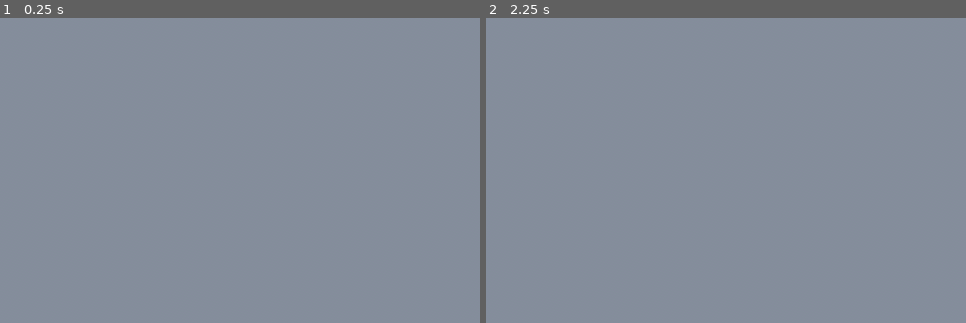
Above: before the commit, frames 1-2 (left to right).
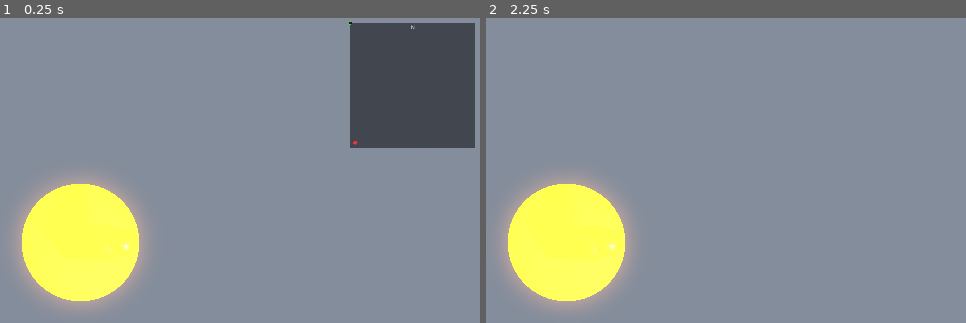
Above: after the commit, the same moments.

Repository: daruigh-wq/ride-sim-world
Game: Godot game, scene res://Main.tscn
Two runs of this game, one before a commit and one after it. Both use one fixed random seed, a clock stepped at 60 frames per second and the inputs below.
Inputs:
- Up to frame 1 (0.25 s): no input
- Up to frame 2 (2.25 s): tap Enter at 0.5, 2 s; tap M at 0.6, 1.35, 2.1 s; tap Space at 0.77, 1.25, 1.52 s

The runs differ from the first frame. In frame 1, 20% of the frame differs, in the area x 3-99%, y 0-96%; in frame 2, 9.2%.
Error before the commit: Trying to assign value of type 'Nil' to a variable of type 'Dictionary'. (res://Main.gd:59)
Error after the commit: Trying to assign value of type 'Nil' to a variable of type 'Dictionary'. (res://Main.gd:85)

Commit message:
P1+P2: OSM streets, water, land tint, buildings, avatars, minimap
World gains a real townscape, all draped on the DEM terrain in the same
ENU frame and driven by the existing on-rails camera:

- tools/osm_to_features.py: Overpass query (cached) -> features.json with
  roads, waterways, water, landuse, and building footprints (+heights),
  reusing route.json's origin/transform. Buildings filtered to a corridor
  around the route so dense urban bboxes don't explode the mesh.
- Main.gd: batched mitered road ribbons (the ridden road + classified OSM
  streets), translucent water/land tint, extruded buildings (walls + roofs,
  base sunk to terrain), rider + ghost emissive avatars (auto-swap to
  res://assets/*.glb), north-up minimap (toggle M), centerline smoothing.
- Fix left/right MIRROR: mapping ENU East->+X / North->+Z into Godot is a
  reflection; negate East world-wide (route, terrain, features, minimap) so
  turns match reality. Godot owns the axis correction; data stays ENU.
- Chase camera (elevated, look-ahead) + glow; window now 1920x1080 maximized.
- tools/plot_route.py: top-down route-over-OSM sanity plot.

Generated data, OSM caches, and *.glb stay git-ignored.

Co-Authored-By: Claude Opus 4.8 <noreply@anthropic.com>

Diff:
--- a/godot/Main.gd
+++ b/godot/Main.gd
@@ -15,12 +15,31 @@
 
 @export var udp_port: int = 5005
 @export var demo_speed: float = 6.7      # m/s (~15 mph) when no telemetry
-@export var eye_height: float = 1.8      # camera height above road, metres
-@export var look_ahead_m: float = 16.0   # camera aims this far down-route
-@export var aim_height: float = 0.4      # look-target height -> downward tilt
+@export var look_ahead_m: float = 25.0   # camera aims this far down-route
+@export var aim_height: float = 0.5      # look-target height above road
+@export var cam_back_m: float = 8.0      # camera trails this far behind the rider
+@export var cam_height: float = 5.0      # camera height above road (chase view)
 @export var road_width: float = 8.0
-@export var road_lift: float = 5.0       # raise road (and camera) above terrain
-										 # to clear coarse-terrain occlusion
+@export var road_lift: float = 0.5       # sit road just above terrain; finer
+										 # (~11 m) bake means no 5 m floating hack
+
+# OSM feature layers (P1) — draped on the terrain like the main road.
+@export var show_roads: bool = true
+@export var show_paths: bool = false     # footways/cycleways (~12k ways) — opt in
+@export var show_service: bool = false   # driveways/parking aisles (~8.5k) — opt in
+@export var show_water: bool = true
+@export var show_landuse: bool = true
+@export var show_buildings: bool = true  # extruded OSM footprints near the route
+@export var building_height_scale: float = 1.0
+@export var feature_lift: float = 0.3    # cross-streets sit just below the ridden road
+@export var route_smooth: int = 3        # centerline moving-average radius (pts);
+										 # smooths GPS jitter / stop-light loops. 0 = off
+@export var show_minimap: bool = true    # north-up route map overlay (toggle: M)
+@export var minimap_size: int = 300      # minimap square size in px
+@export var show_avatar: bool = true     # rider marker following the path
+@export var avatar_scale: float = 1.0    # scale the rider (bump up for the drone view)
+@export var show_ghost: bool = true      # ghost rider (different glow color)
+@export var ghost_gap_m: float = 60.0    # demo: ghost this far up the route (+ahead/-behind)
 
 var world: Dictionary
 var heights: PackedFloat32Array
@@ -42,13 +61,20 @@
 
 var udp := PacketPeerUDP.new()
 var cam: Camera3D
+var minimap: Minimap
+var minimap_layer: CanvasLayer
+var avatar: Node3D
+var ghost: Node3D
 
 
 func _ready() -> void:
 	_load_data()
 	_build_terrain()
 	_build_road()
+	_build_features()
 	_build_camera_and_sky()
+	_build_minimap()
+	_build_avatar()
 	if udp.bind(udp_port) == OK:
 		print("listening for ride_sim telemetry on udp:%d" % udp_port)
 	else:
@@ -68,13 +94,40 @@
 	var route: Dictionary = JSON.parse_string(FileAccess.get_file_as_string("res://data/route.json"))
 	pts = route.points
 	route_len = float(route.length_m)
+	# Un-mirror: mapping ENU East->+X / North->+Z into Godot's axes is a reflection
+	# (flips chirality, so right turns render as left bends). Negate East here, and
+	# matching negations in _build_terrain/_terrain_y/_build_features, so the whole
+	# world shares one corrected frame. pts is the single source for road+cam+map.
+	for i in range(pts.size()):
+		pts[i]["x"] = -float(pts[i].x)
+	_smooth_route(route_smooth)
 	print("route %.2f km, terrain %d x %d cells" % [route_len / 1000.0, gw, gh])
 
 
+# Moving-average the centerline x/z in place (keeps each point's distance d and
+# elevation). Tames GPS jitter and stop-light loops so the road ribbon doesn't
+# fold and the camera doesn't twitch. The road and camera read the same pts, so
+# they stay aligned.
+func _smooth_route(radius: int) -> void:
+	var n := pts.size()
+	if radius < 1 or n < 2 * radius + 1:
+		return
+	var sx := PackedFloat32Array(); sx.resize(n)
+	var sz := PackedFloat32Array(); sz.resize(n)
+	for i in range(n):
+		var ax := 0.0; var az := 0.0; var cnt := 0
+		for j in range(maxi(0, i - radius), mini(n, i + radius + 1)):
+			ax += float(pts[j].x); az += float(pts[j].z); cnt += 1
+		sx[i] = ax / cnt; sz[i] = az / cnt
+	for i in range(n):
+		pts[i]["x"] = sx[i]
+		pts[i]["z"] = sz[i]
+
+
 # --- terrain sampling -------------------------------------------------------
 
 func _terrain_y(x: float, z: float) -> float:
-	var c := (x - x0) / mpp_x
+	var c := (-x - x0) / mpp_x          # East is negated world-wide (see _load_data)
 	var r := (z - z0) / mpp_z
 	c = clampf(c, 0.0, float(gw - 1) - 0.001)
 	r = clampf(r, 0.0, float(gh - 1) - 0.001)
@@ -108,14 +161,14 @@
 		for c in range(gw):
 			var i := r * gw + c
 			var y := heights[i]
-			verts[i] = Vector3(x0 + c * mpp_x, y, z0 + r * mpp_z)
+			verts[i] = Vector3(-(x0 + c * mpp_x), y, z0 + r * mpp_z)   # East negated
 			cols[i] = _elev_color(y)
-			# normal from heightfield central differences
+			# normal from heightfield central differences (X-comp flips with East)
 			var cl := maxi(c - 1, 0); var cr := mini(c + 1, gw - 1)
 			var ru := maxi(r - 1, 0); var rd := mini(r + 1, gh - 1)
 			var dydx := (heights[r * gw + cr] - heights[r * gw + cl]) / ((cr - cl) * mpp_x)
 			var dydz := (heights[rd * gw + c] - heights[ru * gw + c]) / ((rd - ru) * mpp_z)
-			norms[i] = Vector3(-dydx, 1.0, -dydz).normalized()
+			norms[i] = Vector3(dydx, 1.0, -dydz).normalized()
 
 	var idx := PackedInt32Array()
 	for r in range(gh - 1):
@@ -139,6 +192,7 @@
 	var mat := StandardMaterial3D.new()
 	mat.vertex_color_use_as_albedo = true
 	mat.roughness = 1.0
+	mat.cull_mode = BaseMaterial3D.CULL_DISABLED   # East-negation flips winding
 	mesh.surface_set_material(0, mat)
 
 	var mi := MeshInstance3D.new()
@@ -147,39 +201,280 @@
 
 
 func _build_road() -> void:
-	# Lifted well clear of the coarse (~22 m) terrain triangulation so it isn't
-	# swallowed on slopes. Asphalt, plus a bright center line that streams past
-	# as a motion cue.
-	_ribbon(road_width * 0.5, Color(0.30, 0.30, 0.33), road_lift, 0.9)
-	_ribbon(0.30, Color(0.95, 0.82, 0.15), road_lift + 0.1, 0.6)
-
-
-func _ribbon(hw: float, col: Color, lift: float, rough: float) -> void:
+	# The ridden road: asphalt + a bright center line that streams past as a
+	# motion cue. Uses the same mitered draping as the OSM streets.
+	var road_pts := []
+	for p in pts:
+		road_pts.append([float(p.x), float(p.z)])
+	_drape_lines([road_pts], road_width * 0.5, Color(0.30, 0.30, 0.33), road_lift, 0.9)
+	_drape_lines([road_pts], 0.30, Color(0.95, 0.82, 0.15), road_lift + 0.1, 0.6)
+
+
+# Append one polyline to a SurfaceTool as a MITERED ribbon: each joint shares
+# angle-averaged left/right vertices (scaled to hold width through the bend, with
+# a spike clamp), so segments connect instead of tearing into overlaps/gaps the
+# way independent per-segment quads do. Roads are up-facing; normal forced up.
+# Returns true if anything was added.
+func _add_ribbon(st: SurfaceTool, line: PackedVector2Array, hw: float, lift: float) -> bool:
+	var n := line.size()
+	if n < 2:
+		return false
+	var left := PackedVector2Array(); left.resize(n)
+	var right := PackedVector2Array(); right.resize(n)
+	for i in range(n):
+		var din := Vector2.ZERO
+		var dout := Vector2.ZERO
+		if i > 0:
+			din = (line[i] - line[i - 1]).normalized()
+		if i < n - 1:
+			dout = (line[i + 1] - line[i]).normalized()
+		var ref := dout if dout != Vector2.ZERO else din
+		var tang := din + dout
+		if tang.length() < 0.00001:
+			tang = ref                       # near-reversal: fall back to one side
+		tang = tang.normalized()
+		var nrm := Vector2(tang.y, -tang.x)  # left perpendicular of the tangent
+		var refn := Vector2(ref.y, -ref.x)   # left perpendicular of a segment
+		var dotp := nrm.dot(refn)
+		var scale := hw
+		if absf(dotp) > 0.25:
+			scale = hw / dotp                # miter length holds constant width
+		scale = clampf(scale, -hw * 3.0, hw * 3.0)
+		left[i] = line[i] + nrm * scale
+		right[i] = line[i] - nrm * scale
+	var added := false
+	for i in range(n - 1):
+		var l0 := left[i]; var r0 := right[i]
+		var l1 := left[i + 1]; var r1 := right[i + 1]
+		var L0 := Vector3(l0.x, _terrain_y(l0.x, l0.y) + lift, l0.y)
+		var R0 := Vector3(r0.x, _terrain_y(r0.x, r0.y) + lift, r0.y)
+		var L1 := Vector3(l1.x, _terrain_y(l1.x, l1.y) + lift, l1.y)
+		var R1 := Vector3(r1.x, _terrain_y(r1.x, r1.y) + lift, r1.y)
+		for v in [L0, L1, R0, R0, L1, R1]:
+			st.set_normal(Vector3.UP)
+			st.add_vertex(v)
+		added = true
+	return added
+
+
+# --- OSM feature layers (roads, water, landuse) -----------------------------
+
+func _build_features() -> void:
+	if not FileAccess.file_exists("res://data/features.json"):
+		print("no features.json — skipping OSM layers (run tools/osm_to_features.py)")
+		return
+	var parsed = JSON.parse_string(FileAccess.get_file_as_string("res://data/features.json"))
+	if typeof(parsed) != TYPE_DICTIONARY:
+		push_warning("features.json did not parse")
+		return
+	var data: Dictionary = parsed
+
+	if show_roads:
+		var route_to_bucket := {
+			"motorway": "major", "trunk": "major", "primary": "major",
+			"secondary": "major", "tertiary": "major", "motorway_link": "major",
+			"trunk_link": "major", "primary_link": "major", "secondary_link": "major",
+			"tertiary_link": "major",
+			"residential": "minor", "unclassified": "minor", "living_street": "minor",
+			"road": "minor", "pedestrian": "minor",
+			"service": "service",
+			"footway": "path", "cycleway": "path", "path": "path", "track": "path",
+			"steps": "path", "bridleway": "path", "corridor": "path",
+		}
+		var bucket := {"major": [], "minor": [], "service": [], "path": []}
+		for r in data.get("roads", []):
+			var b = route_to_bucket.get(r["class"], "minor")
+			if b == "service" and not show_service:
+				continue
+			if b == "path" and not show_paths:
+				continue
+			bucket[b].append(_flipx(r["pts"]))
+		var style := {
+			"major": {"hw": 4.5, "col": Color(0.36, 0.36, 0.38)},
+			"minor": {"hw": 2.6, "col": Color(0.33, 0.33, 0.35)},
+			"service": {"hw": 1.6, "col": Color(0.30, 0.30, 0.31)},
+			"path": {"hw": 0.9, "col": Color(0.52, 0.43, 0.30)},
+		}
+		for b in ["major", "minor", "service", "path"]:
+			if not bucket[b].is_empty():
+				_drape_lines(bucket[b], style[b]["hw"], style[b]["col"], feature_lift, 0.95)
+
+	if show_water:
+		var wlines := []
+		for w in data.get("waterways", []):
+			wlines.append(_flipx(w["pts"]))
+		if not wlines.is_empty():
+			_drape_lines(wlines, 1.5, Color(0.20, 0.40, 0.55), feature_lift * 0.4, 0.2)
+		var wpolys := []
+		for w in data.get("water", []):
+			wpolys.append(_flipx(w["pts"]))
+		if not wpolys.is_empty():
+			_drape_polygons(wpolys, Color(0.18, 0.38, 0.55), feature_lift * 0.3, 0.85)
+
+	if show_landuse:
+		var by_class := {}
+		for lu in data.get("landuse", []):
+			var c = lu["class"]
+			if not by_class.has(c):
+				by_class[c] = []
+			by_class[c].append(_flipx(lu["pts"]))
+		for c in by_class:
+			_drape_polygons(by_class[c], _landuse_color(c), 0.05, 0.45)
+
+	_build_buildings(data)
+
+
+# Extrude OSM building footprints: walls + flat roof, base sunk to the lowest
+# terrain under the footprint so it doesn't float. All buildings batch into two
+# meshes (walls, roofs). Footprint x is East-negated like every other feature.
+func _build_buildings(data: Dictionary) -> void:
+	if not show_buildings:
+		return
+	var blds: Array = data.get("buildings", [])
+	if blds.is_empty():
+		return
+	var walls := SurfaceTool.new(); walls.begin(Mesh.PRIMITIVE_TRIANGLES)
+	var roofs := SurfaceTool.new(); roofs.begin(Mesh.PRIMITIVE_TRIANGLES)
+	var any := false
+	for b in blds:
+		var ring := PackedVector2Array()
+		for p in b["pts"]:
+			ring.append(Vector2(-float(p[0]), float(p[1])))
+		if ring.size() > 1 and ring[0] == ring[ring.size() - 1]:
+			ring.remove_at(ring.size() - 1)
+		if ring.size() < 3:
+			continue
+		var h := float(b.get("h", 6.0)) * building_height_scale
+		var base_y := INF
+		var cx := 0.0; var cz := 0.0
+		for v in ring:
+			base_y = minf(base_y, _terrain_y(v.x, v.y))
+			cx += v.x; cz += v.y
+		cx /= ring.size(); cz /= ring.size()
+		var roof_y := base_y + h
+		var n := ring.size()
+		for i in range(n):
+			var a := ring[i]
+			var c := ring[(i + 1) % n]
+			var ex := c.x - a.x; var ez := c.y - a.y
+			var elen := sqrt(ex * ex + ez * ez)
+			if elen < 0.001:
+				continue
+			var nx := ez / elen; var nz := -ex / elen
+			if nx * ((a.x + c.x) * 0.5 - cx) + nz * ((a.y + c.y) * 0.5 - cz) < 0.0:
+				nx = -nx; nz = -nz          # face outward (away from centroid)
+			var nrm := Vector3(nx, 0.0, nz)
+			var va := Vector3(a.x, base_y, a.y)
+			var vb := Vector3(c.x, base_y, c.y)
+			var vc := Vector3(a.x, roof_y, a.y)
+			var vd := Vector3(c.x, roof_y, c.y)
+			for v in [va, vc, vb, vb, vc, vd]:
+				walls.set_normal(nrm); walls.add_vertex(v)
+		var tris := Geometry2D.triangulate_polygon(ring)
+		for ti in tris:
+			var v := ring[ti]
+			roofs.set_normal(Vector3.UP)
+			roofs.add_vertex(Vector3(v.x, roof_y, v.y))
+		any = true
+	if not any:
+		return
+	_commit_surface(walls, Color(0.62, 0.60, 0.57), 0.9)
+	_commit_surface(roofs, Color(0.40, 0.39, 0.41), 0.85)
+
+
+func _commit_surface(st: SurfaceTool, col: Color, rough: float) -> void:
+	var mesh := st.commit()
+	if mesh == null:
+		return
+	var mat := StandardMaterial3D.new()
+	mat.albedo_color = col
+	mat.roughness = rough
+	mat.cull_mode = BaseMaterial3D.CULL_DISABLED
+	mesh.surface_set_material(0, mat)
+	var mi := MeshInstance3D.new()
+	mi.mesh = mesh
+	add_child(mi)
+
+
+# Negate East on a list of [x,z] points (OSM is an independent data source; see
+# the un-mirror note in _load_data).
+func _flipx(arr: Array) -> Array:
+	var out := []
+	for p in arr:
+		out.append([-float(p[0]), float(p[1])])
+	return out
+
+
+func _landuse_color(cls: String) -> Color:
+	match cls:
+		"forest", "wood":
+			return Color(0.16, 0.32, 0.16)
+		"grass", "meadow", "park", "recreation_ground", "village_green", "pitch", "golf_course":
+			return Color(0.34, 0.50, 0.24)
+		"farmland", "farmyard", "orchard", "vineyard":
+			return Color(0.52, 0.49, 0.28)
+		"residential":
+			return Color(0.42, 0.40, 0.40)
+		"commercial", "retail", "industrial":
+			return Color(0.40, 0.40, 0.44)
+		_:
+			return Color(0.38, 0.42, 0.30)
+
+
+# Drape many polylines (each an Array of [x,z]) as one batched ribbon mesh.
+func _drape_lines(lines: Array, hw: float, col: Color, lift: float, rough: float) -> void:
 	var st := SurfaceTool.new()
 	st.begin(Mesh.PRIMITIVE_TRIANGLES)
-	for i in range(pts.size() - 1):
-		var p0 := Vector3(float(pts[i].x), 0, float(pts[i].z))
-		var p1 := Vector3(float(pts[i + 1].x), 0, float(pts[i + 1].z))
-		var dir := (p1 - p0)
-		if dir.length() < 0.01:
-			continue
-		dir = dir.normalized()
-		var perp := Vector3(dir.z, 0, -dir.x)
-		var a := p0 - perp * hw
-		var b := p0 + perp * hw
-		var c := p1 - perp * hw
-		var d := p1 + perp * hw
-		a.y = _terrain_y(a.x, a.z) + lift
-		b.y = _terrain_y(b.x, b.z) + lift
-		c.y = _terrain_y(c.x, c.z) + lift
-		d.y = _terrain_y(d.x, d.z) + lift
-		for v in [a, c, b, b, c, d]:
-			st.add_vertex(v)
-	st.generate_normals()
+	var added := false
+	for line in lines:
+		var v2 := PackedVector2Array()
+		for p in line:
+			v2.append(Vector2(float(p[0]), float(p[1])))
+		if _add_ribbon(st, v2, hw, lift):
+			added = true
+	if not added:
+		return
 	var mesh := st.commit()
 	var mat := StandardMaterial3D.new()
 	mat.albedo_color = col
 	mat.roughness = rough
+	mat.cull_mode = BaseMaterial3D.CULL_DISABLED
+	mesh.surface_set_material(0, mat)
+	var mi := MeshInstance3D.new()
+	mi.mesh = mesh
+	add_child(mi)
+
+
+# Triangulate + drape closed polygons (each an Array of [x,z]) onto the terrain.
+func _drape_polygons(polys: Array, col: Color, lift: float, alpha: float) -> void:
+	var st := SurfaceTool.new()
+	st.begin(Mesh.PRIMITIVE_TRIANGLES)
+	var added := false
+	for poly in polys:
+		var ring := PackedVector2Array()
+		for p in poly:
+			ring.append(Vector2(float(p[0]), float(p[1])))
+		if ring.size() > 1 and ring[0] == ring[ring.size() - 1]:
+			ring.remove_at(ring.size() - 1)
+		if ring.size() < 3:
+			continue
+		var tris := Geometry2D.triangulate_polygon(ring)
+		if tris.is_empty():
+			continue
+		for ti in tris:
+			var v := ring[ti]
+			st.set_normal(Vector3.UP)
+			st.add_vertex(Vector3(v.x, _terrain_y(v.x, v.y) + lift, v.y))
+		added = true
+	if not added:
+		return
+	var mesh := st.commit()
+	var mat := StandardMaterial3D.new()
+	mat.albedo_color = Color(col.r, col.g, col.b, alpha)
+	mat.roughness = 1.0
+	mat.cull_mode = BaseMaterial3D.CULL_DISABLED
+	if alpha < 1.0:
+		mat.transparency = BaseMaterial3D.TRANSPARENCY_ALPHA
 	mesh.surface_set_material(0, mat)
 	var mi := MeshInstance3D.new()
 	mi.mesh = mesh
@@ -200,6 +495,7 @@
 	env.ambient_light_source = Environment.AMBIENT_SOURCE_SKY
 	env.fog_enabled = true
 	env.fog_density = 0.0008
+	env.glow_enabled = true              # bloom for the emissive avatar (Tron look)
 	var we := WorldEnvironment.new()
 	we.environment = env
 	add_child(we)
@@ -210,6 +506,101 @@
 	add_child(cam)
 	cam.make_current()
 	_update_camera(0.0)
+
+
+func _build_minimap() -> void:
+	minimap_layer = CanvasLayer.new()
+	add_child(minimap_layer)
+	minimap = Minimap.new()
+	var sz := float(minimap_size)
+	minimap.anchor_left = 1.0; minimap.anchor_right = 1.0
+	minimap.anchor_top = 0.0; minimap.anchor_bottom = 0.0
+	minimap.offset_left = -sz - 12.0; minimap.offset_top = 12.0
+	minimap.offset_right = -12.0; minimap.offset_bottom = sz + 12.0
+	minimap_layer.add_child(minimap)
+	var route2 := PackedVector2Array()
+	for p in pts:
+		route2.append(Vector2(-float(p.x), float(p.z)))   # world x=-East; map shows true East-right
+	minimap.setup(route2, Vector2(sz, sz))
+	minimap_layer.visible = show_minimap
+
+
+# --- rider avatar -----------------------------------------------------------
+
+func _build_avatar() -> void:
+	# Drop in res://assets/rider.glb (e.g. your decimated SolidWorks export) and it
+	# is used automatically; otherwise build a stylized emissive placeholder. Ghost
+	# is the same idea in a contrasting color (its own ghost.glb if present).
+	if show_avatar:
+		avatar = _spawn_avatar("res://assets/rider.glb", Color(0.15, 0.9, 1.0))
+	if show_ghost:
+		ghost = _spawn_avatar("res://assets/ghost.glb", Color(1.0, 0.45, 0.1))
+	_update_avatar(0.0)
+
+
+func _spawn_avatar(glb_path: String, col: Color) -> Node3D:
+	var node: Node3D
+	if ResourceLoader.exists(glb_path):
+		node = (load(glb_path) as PackedScene).instantiate()
+	else:
+		node = _make_tron_avatar(col)
+	node.scale = Vector3.ONE * avatar_scale
+	add_child(node)
+	return node
+
+
+func _make_tron_avatar(col: Color) -> Node3D:
+	var root := Node3D.new()
+	var mat := StandardMaterial3D.new()
+	mat.albedo_color = Color(col.r * 0.3, col.g * 0.3, col.b * 0.3)
+	mat.emission_enabled = true
+	mat.emission = col
+	mat.emission_energy_multiplier = 2.5
+	mat.metallic = 0.2
+	mat.roughness = 0.3
+	# glowing ground pad — the part that reads from a high chase view
+	var pad := MeshInstance3D.new()
+	var pad_mesh := CylinderMesh.new()
+	pad_mesh.top_radius = 0.9; pad_mesh.bottom_radius = 0.9; pad_mesh.height = 0.08
+	pad.mesh = pad_mesh
+	pad.material_override = mat
+	pad.position = Vector3(0, 0.06, 0)
+	root.add_child(pad)
+	# forward-leaning torso (local -Z is travel direction after look_at)
+	var body := MeshInstance3D.new()
+	var body_mesh := CapsuleMesh.new()
+	body_mesh.radius = 0.22; body_mesh.height = 1.1
+	body.mesh = body_mesh
+	body.material_override = mat
+	body.rotation_degrees = Vector3(-50, 0, 0)
+	body.position = Vector3(0, 0.7, -0.1)
+	root.add_child(body)
+	# head
+	var head := MeshInstance3D.new()
+	var head_mesh := SphereMesh.new()
+	head_mesh.radius = 0.16; head_mesh.height = 0.32
+	head.mesh = head_mesh
+	head.material_override = mat
+	head.position = Vector3(0, 1.15, -0.5)
+	root.add_child(head)
+	return root
+
+
+func _update_avatar(d: float) -> void:
+	if avatar != null:
+		_place_on_route(avatar, d)
+	if ghost != null:
+		_place_on_route(ghost, fposmod(d + ghost_gap_m, route_len))
+
+
+func _place_on_route(node: Node3D, d: float) -> void:
+	var here := _pos_xz_at(d)
+	var fwd := _pos_xz_at(d + 4.0)
+	here.y = _terrain_y(here.x, here.z) + road_lift
+	node.global_position = here
+	var dir := Vector3(fwd.x - here.x, 0.0, fwd.z - here.z)
+	if dir.length() > 0.01:
+		node.look_at(here + dir, Vector3.UP)
 
 
 # --- distance -> world position --------------------------------------------
@@ -233,14 +624,15 @@
 
 
 func _update_camera(d: float) -> void:
-	var here := _pos_xz_at(d)
+	# Chase view: sit behind and above the rider, look down-route at road level.
+	# Elevation + downward tilt give the ribbon real screen area instead of the
+	# edge-on sliver you get from an on-road eye-height camera.
+	var behind := _pos_xz_at(d - cam_back_m)
 	var ahead := _pos_xz_at(d + look_ahead_m)
-	here.y = _terrain_y(here.x, here.z) + road_lift + eye_height
-	# aim at road level ahead (not eye level) so the camera tilts down and the
-	# road surface streams into view instead of grazing the horizon
+	behind.y = _terrain_y(behind.x, behind.z) + road_lift + cam_height
 	ahead.y = _terrain_y(ahead.x, ahead.z) + road_lift + aim_height
-	cam.global_position = here
-	if here.distance_to(ahead) > 0.1:
+	cam.global_position = behind
+	if behind.distance_to(ahead) > 0.1:
 		cam.look_at(ahead, Vector3.UP)
 
 
@@ -264,6 +656,12 @@
 		dist = 0.0                          # loop the demo
 		seg_i = 0
 	_update_camera(dist)
+	_update_avatar(dist)
+
+	if minimap != null and minimap_layer.visible:
+		var here := _pos_xz_at(dist)
+		var fwd := _pos_xz_at(dist + 8.0)
+		minimap.set_marker(-here.x, here.z, -(fwd.x - here.x), fwd.z - here.z)
 
 
 func _unhandled_input(e: InputEvent) -> void:
@@ -279,3 +677,72 @@
 			demo_speed = minf(demo_speed + 1.0, 30.0)
 		KEY_MINUS, KEY_KP_SUBTRACT:
 			demo_speed = maxf(demo_speed - 1.0, 1.0)
+		KEY_M:
+			if minimap_layer != null:
+				minimap_layer.visible = not minimap_layer.visible
+
+
+# --- minimap overlay --------------------------------------------------------
+# North-up 2D map of the route with a live position marker. Drawn in screen
+# space on a CanvasLayer; the route is pre-projected once in setup().
+class Minimap extends Control:
+	var route_px := PackedVector2Array()
+	var msize := Vector2.ZERO
+	var margin := 12.0
+	var scl := 1.0
+	var wxmin := 0.0
+	var wzmin := 0.0
+	var start_px := Vector2.ZERO
+	var end_px := Vector2.ZERO
+	var pos_px := Vector2.ZERO
+	var head_px := Vector2.ZERO
+	var has_pos := false
+	var _last_px := Vector2(-999, -999)
+
+	func _w2p(x: float, z: float) -> Vector2:
+		# +z is North -> screen up, so flip the vertical axis
+		return Vector2(margin + (x - wxmin) * scl, msize.y - margin - (z - wzmin) * scl)
+
+	func setup(route2: PackedVector2Array, sz: Vector2) -> void:
+		msize = sz
+		if route2.is_empty():
+			return
+		var xmin := route2[0].x; var xmax := route2[0].x
+		var zmin := route2[0].y; var zmax := route2[0].y
+		for p in route2:
+			xmin = minf(xmin, p.x); xmax = maxf(xmax, p.x)
+			zmin = minf(zmin, p.y); zmax = maxf(zmax, p.y)
+		wxmin = xmin; wzmin = zmin
+		scl = minf((sz.x - 2.0 * margin) / maxf(1.0, xmax - xmin),
+				   (sz.y - 2.0 * margin) / maxf(1.0, zmax - zmin))
+		route_px.resize(route2.size())
+		for i in range(route2.size()):
+			route_px[i] = _w2p(route2[i].x, route2[i].y)
+		start_px = route_px[0]
+		end_px = route_px[route_px.size() - 1]
+		queue_redraw()
+
+	func set_marker(x: float, z: float, hx: float, hz: float) -> void:
+		pos_px = _w2p(x, z)
+		var h := Vector2(hx, -hz)            # same vertical flip as _w2p
+		head_px = pos_px
+		if h.length() > 0.0001:
+			head_px = pos_px + h.normalized() * 12.0
+		has_pos = true
+		if pos_px.distance_to(_last_px) > 1.5:
+			_last_px = pos_px
+			queue_redraw()
+
+	func _draw() -> void:
+		draw_rect(Rect2(Vector2.ZERO, msize), Color(0.05, 0.05, 0.07, 0.55))
+		draw_rect(Rect2(Vector2.ZERO, msize), Color(1, 1, 1, 0.15), false, 1.0)
+		if route_px.size() > 1:
+			draw_polyline(route_px, Color(0.95, 0.82, 0.15), 1.5)
+		draw_circle(start_px, 4.0, Color(0.2, 0.9, 0.2))
+		draw_circle(end_px, 3.5, Color(0.1, 0.1, 0.1))
+		if has_pos:
+			if head_px != pos_px:
+				draw_line(pos_px, head_px, Color(1, 1, 1, 0.9), 2.0)
+			draw_circle(pos_px, 4.5, Color(0.95, 0.2, 0.2))
+		draw_string(ThemeDB.fallback_font, Vector2(msize.x * 0.5 - 4.0, 15.0), "N",
+				HORIZONTAL_ALIGNMENT_LEFT, -1, 12, Color(1, 1, 1, 0.7))
--- a/godot/project.godot
+++ b/godot/project.godot
@@ -23,6 +23,12 @@
 
 gdscript/warnings/enable=false
 
+[display]
+
+window/size/viewport_width=1920
+window/size/viewport_height=1080
+window/size/mode=2
+
 [rendering]
 
 environment/defaults/default_clear_color=Color(0.5, 0.65, 0.8, 1)
Not shown, added: ROADMAP.md
